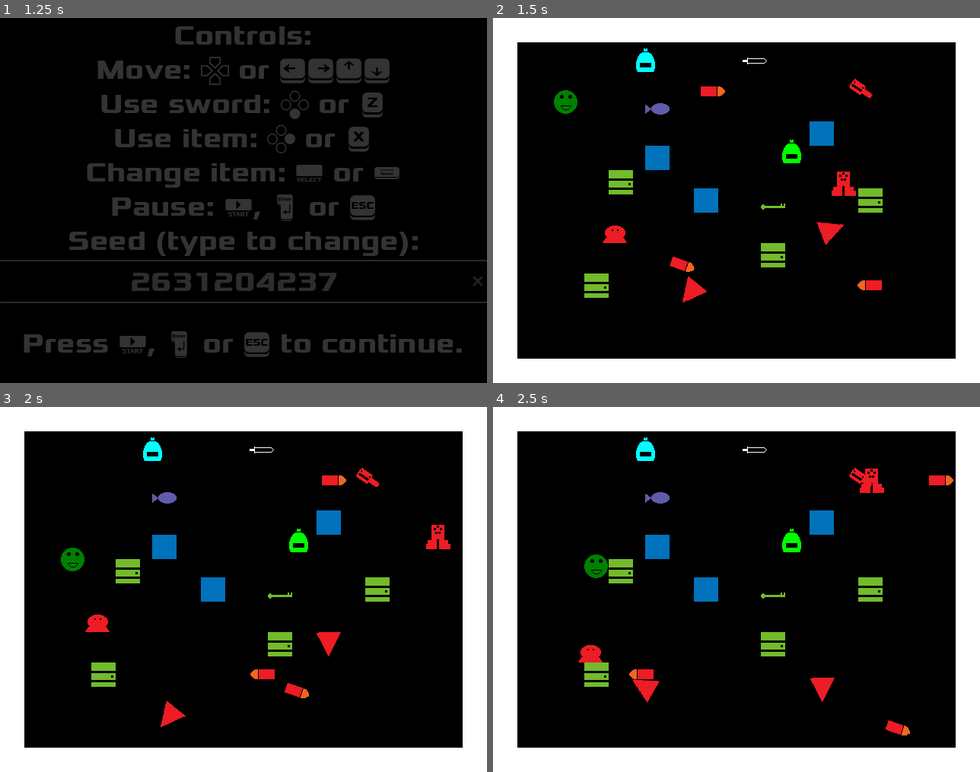
Above: before the commit, frames 1-4 (two rows, left to right).
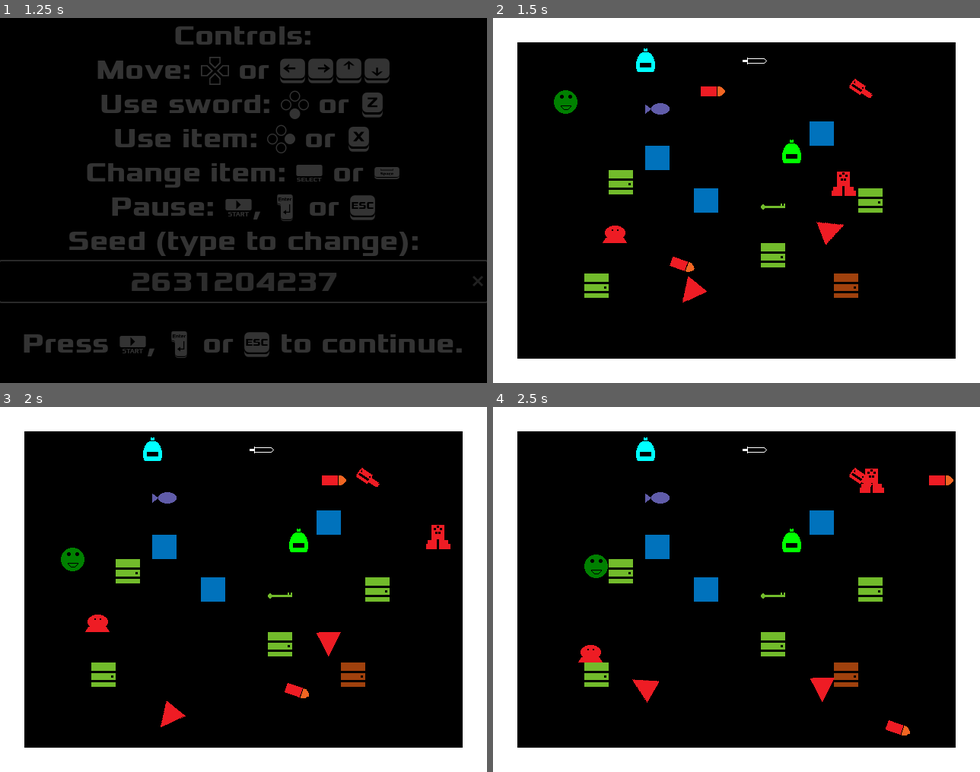
Above: after the commit, the same moments.

Repository: andOlga/game-off-2024
Game: Godot game, scene res://utilities/title_screen.tscn
The game is run twice, just before and just after one commit, with the same random seed, the same clock (stepped at 60 frames per second) and the same inputs. Sound files missing from this copy of the repository are replaced by a short silence.
Inputs:
- Up to frame 1 (1.25 s): tap Enter (action_pause) at 0.5 s; hold Right (move_right) from 0.53 s (still down); tap X (action_item) at 0.6 s
- Up to frame 2 (1.5 s): release Right (move_right) at 1.28 s; hold Down (move_down) from 1.28 s (still down); tap Space (action_select) at 1.35 s
- Up to frame 3 (2 s): keep holding Down (move_down)
- Up to frame 4 (2.5 s): release Down (move_down) at 2.03 s; hold Right (move_right) from 2.03 s (still down); tap Z (action_sword) at 2.1 s

Frame 1 is identical in both runs. In frame 2, 0.4% of the frame differs, in the area x 70-80%, y 70-77%; in frame 3, 0.4%, in the area x 51-75%, y 70-77%; in frame 4, 0.4%.

Commit message:
Implement RoomExit

Diff:
--- a/game_objects/enemies/!base_enemy.tscn
+++ b/game_objects/enemies/!base_enemy.tscn
@@ -10,7 +10,7 @@
 [node name="BaseEnemy" type="CharacterBody2D"]
 z_index = 2
 collision_layer = 4
-collision_mask = 10
+collision_mask = 26
 motion_mode = 1
 script = ExtResource("1_6pep0")
 
--- a/game_objects/enemies/bullet.tscn
+++ b/game_objects/enemies/bullet.tscn
@@ -5,7 +5,7 @@
 [ext_resource type="Script" uid="uid://b6febve0v0jj3" path="res://game_objects/enemies/bullet.gd" id="2_t4e8m"]
 
 [node name="Bullet" instance=ExtResource("1_hau3j")]
-collision_mask = 8
+collision_mask = 24
 script = ExtResource("2_t4e8m")
 
 [node name="Sprite" parent="." index="0"]
--- /dev/null
+++ b/game_objects/obstacles/room_exit.gd
@@ -0,0 +1,24 @@
+@icon("res://sprite_images/sRoomExit.png")
+
+extends StaticBody2D
+
+@export var goal: GDScript
+var is_in_fade := false
+var success: bool
+
+func _on_enter_area_body_entered(body: Node2D) -> void:
+	if body is Player and not is_in_fade:
+		success = goal.new().is_room_complete()
+		if success:
+			$FadeRect.color = Color("00FF00", 0)
+			$SuccessSFX.play()
+		else:
+			$FadeRect.color = Color("FF0000", 0)
+			$FailSFX.play()
+		$FadeTimer.start()
+
+func _on_fade_timer_timeout() -> void:
+	if $FadeRect.color.a < 1:
+		$FadeRect.color.a += 0.1
+	else:
+		RoomRng.go_to_next(success)
--- /dev/null
+++ b/game_objects/obstacles/room_exit.tscn
@@ -0,0 +1,51 @@
+[gd_scene load_steps=6 format=3 uid="uid://cdmvtimmcv48g"]
+
+[ext_resource type="Script" uid="uid://bwb84u4taycc4" path="res://game_objects/obstacles/room_exit.gd" id="1_0mwo4"]
+[ext_resource type="Texture2D" uid="uid://ducmk02c62omr" path="res://sprite_images/sRoomExit.png" id="1_5p6mo"]
+[ext_resource type="AudioStream" uid="uid://cerpdnchnkqr3" path="res://sounds/aExit.wav" id="3_ywxxa"]
+
+[sub_resource type="RectangleShape2D" id="RectangleShape2D_0mwo4"]
+size = Vector2(32, 32)
+
+[sub_resource type="RectangleShape2D" id="RectangleShape2D_5p6mo"]
+size = Vector2(32, 32)
+
+[node name="RoomExit" type="StaticBody2D"]
+collision_layer = 16
+collision_mask = 0
+script = ExtResource("1_0mwo4")
+
+[node name="Sprite" type="Sprite2D" parent="."]
+position = Vector2(16, 16)
+texture = ExtResource("1_5p6mo")
+
+[node name="Hitbox" type="CollisionShape2D" parent="."]
+position = Vector2(16, 16)
+shape = SubResource("RectangleShape2D_0mwo4")
+
+[node name="EnterArea" type="Area2D" parent="."]
+
+[node name="EnterBox" type="CollisionShape2D" parent="EnterArea"]
+position = Vector2(16, 16)
+shape = SubResource("RectangleShape2D_5p6mo")
+
+[node name="FadeRect" type="ColorRect" parent="."]
+top_level = true
+z_index = 4095
+offset_right = 640.0
+offset_bottom = 480.0
+color = Color(1, 0, 0, 0)
+
+[node name="FadeTimer" type="Timer" parent="."]
+wait_time = 0.1
+
+[node name="SuccessSFX" type="AudioStreamPlayer" parent="."]
+stream = ExtResource("3_ywxxa")
+pitch_scale = 1.5
+
+[node name="FailSFX" type="AudioStreamPlayer" parent="."]
+stream = ExtResource("3_ywxxa")
+pitch_scale = 0.2
+
+[connection signal="body_entered" from="EnterArea" to="." method="_on_enter_area_body_entered"]
+[connection signal="timeout" from="FadeTimer" to="." method="_on_fade_timer_timeout"]
--- a/project.godot
+++ b/project.godot
@@ -91,6 +91,7 @@
 2d_physics/layer_2="Water"
 2d_physics/layer_3="Enemies"
 2d_physics/layer_4="Walls"
+2d_physics/layer_5="Exits"
 
 [rendering]
 
--- a/rooms/test_scene.tscn
+++ b/rooms/test_scene.tscn
@@ -15,12 +15,18 @@
 [ext_resource type="PackedScene" uid="uid://cgww5eeov0dl4" path="res://game_objects/pickups/invuln_potion.tscn" id="13_4gito"]
 [ext_resource type="PackedScene" uid="uid://dgm381ol6g6ra" path="res://game_objects/enemies/turret.tscn" id="14_fbuy2"]
 [ext_resource type="PackedScene" uid="uid://cygww4jc03oac" path="res://game_objects/enemies/walker.tscn" id="15_tbfmt"]
+[ext_resource type="PackedScene" uid="uid://cdmvtimmcv48g" path="res://game_objects/obstacles/room_exit.tscn" id="16_fcyy2"]
 
 [sub_resource type="Curve2D" id="Curve2D_tbfmt"]
 _data = {
 "points": PackedVector2Array(0, 0, 0, 0, -56, 40, 0, 0, 0, 0, 80, 0, 0, 0, 0, 0, 80, -64, 0, 0, 0, 0, -80, -112, 0, 0, 0, 0, -136, -24, 0, 0, 0, 0, -144, 56, 0, 0, 0, 0, -168, 128, 0, 0, 0, 0, -80, 184, 0, 0, 0, 0, -56, 40)
 }
 point_count = 9
+
+[sub_resource type="GDScript" id="GDScript_fcyy2"]
+script/source = "func is_room_complete():
+	return false
+"
 
 [node name="Room" type="Node2D"]
 
@@ -43,15 +49,18 @@
 
 [node name="Hopper" parent="." instance=ExtResource("4_coq8p")]
 position = Vector2(144, 264)
+collision_mask = 10
 
 [node name="RoomBox" parent="." instance=ExtResource("4_2nij2")]
 
 [node name="Flyer" parent="." instance=ExtResource("6_7cbxl")]
 position = Vector2(416, 272)
+collision_mask = 10
 can_swim = true
 
 [node name="Flyer2" parent="." instance=ExtResource("6_7cbxl")]
 position = Vector2(288, 352)
+collision_mask = 10
 
 [node name="Bullet" parent="." instance=ExtResource("7_8pr8v")]
 position = Vector2(248, 80)
@@ -95,8 +104,13 @@
 [node name="Turret" parent="." instance=ExtResource("14_fbuy2")]
 position = Vector2(480, 72)
 rotation = 0.591545
+collision_mask = 10
 target_direction = 1
 
 [node name="Walker" parent="." instance=ExtResource("15_tbfmt")]
 position = Vector2(480, 168)
 curve = SubResource("Curve2D_tbfmt")
+
+[node name="RoomExit" parent="." instance=ExtResource("16_fcyy2")]
+position = Vector2(448, 336)
+goal = SubResource("GDScript_fcyy2")
--- a/utilities/room_rng.gd
+++ b/utilities/room_rng.gd
@@ -13,6 +13,10 @@
 	if complete_current:
 		var current_idx := rooms.find($/root/Room.scene_file_path)
 		rooms.remove_at(current_idx)
-	var next_idx := rng.randi_range(0, rooms.size() - 1)
-	var next_room := rooms[next_idx]
-	get_tree().change_scene_to_file(next_room)
+	if rooms.is_empty():
+		print("No more rooms.") # TODO: Do something sensible here
+		get_tree().quit()
+	else:
+		var next_idx := rng.randi_range(0, rooms.size() - 1)
+		var next_room := rooms[next_idx]
+		get_tree().change_scene_to_file(next_room)
Not shown, added: game_objects/obstacles/room_exit.gd.uid
Not shown: 1 places in rooms/test_scene.tscn that only renumber resources
